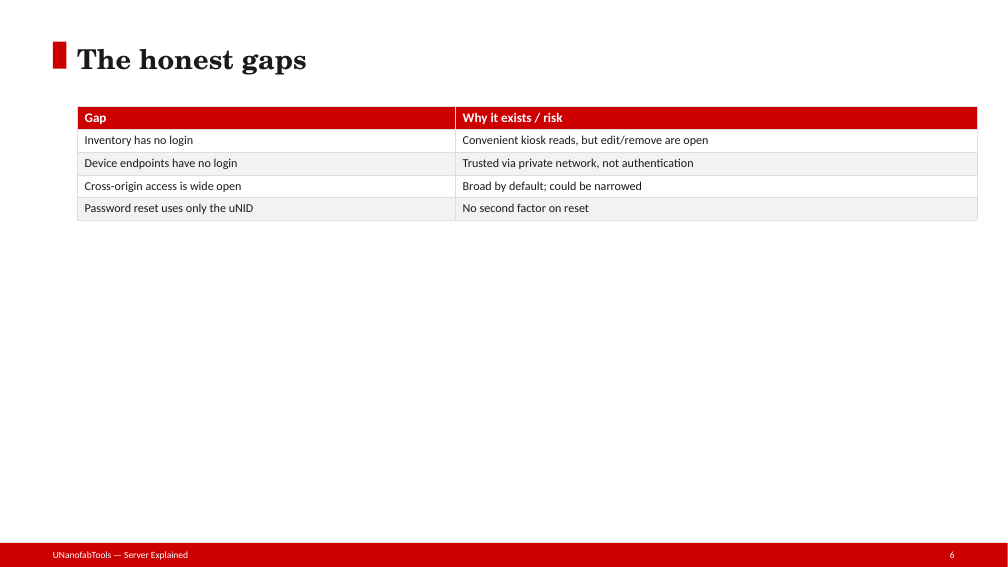
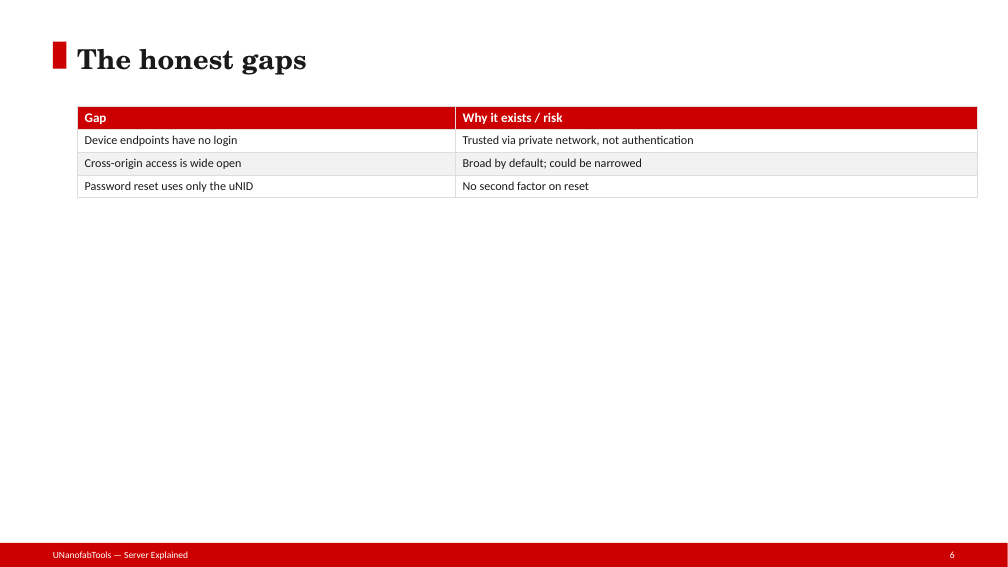
Before and after one commit to phelanhobbs/nanofab-documentation, a slide deck: slide 6 of presentation/UNanofabTools/flaskserver/slides/14-Security-Model.pptx. Drawn at 1008x567 pixels with LibreOffice and Linux fonts; fonts in the diff are those of the drawing. Boxes give left, top, right and bottom in pixels: in the first picture for what was removed or moved away, otherwise in the second. Text is boxed around its words. In the diff, an @@ line names an element or a change of style, - is before the commit and + after.

Commit message:
slides: chem inventory now WordPress-SSO gated (resolved 2026-06-25) in Security-Model + Chemical-Inventory decks; rebuild .pptx

```diff
--- a/presentation/UNanofabTools/flaskserver/slides/14-Security-Model.pptx
+++ b/presentation/UNanofabTools/flaskserver/slides/14-Security-Model.pptx
@@ table at bbox=[77, 106, 977, 196] @@
-row 2: Inventory has no login | Convenient kiosk reads, but edit/remove are open
```
Also in this commit, not shown: 3 other files.
